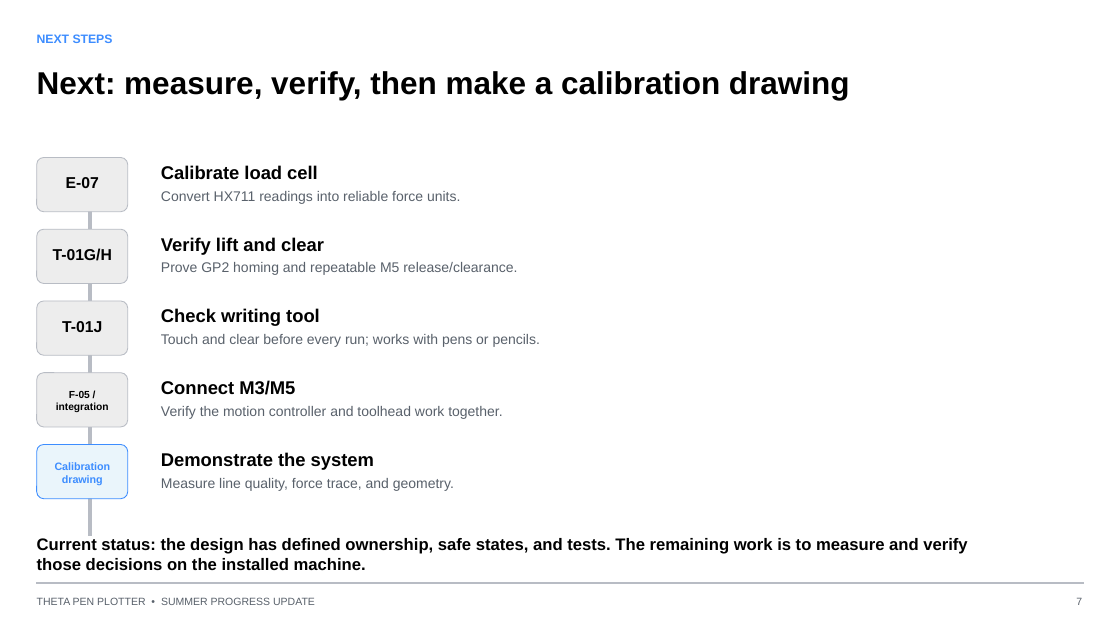
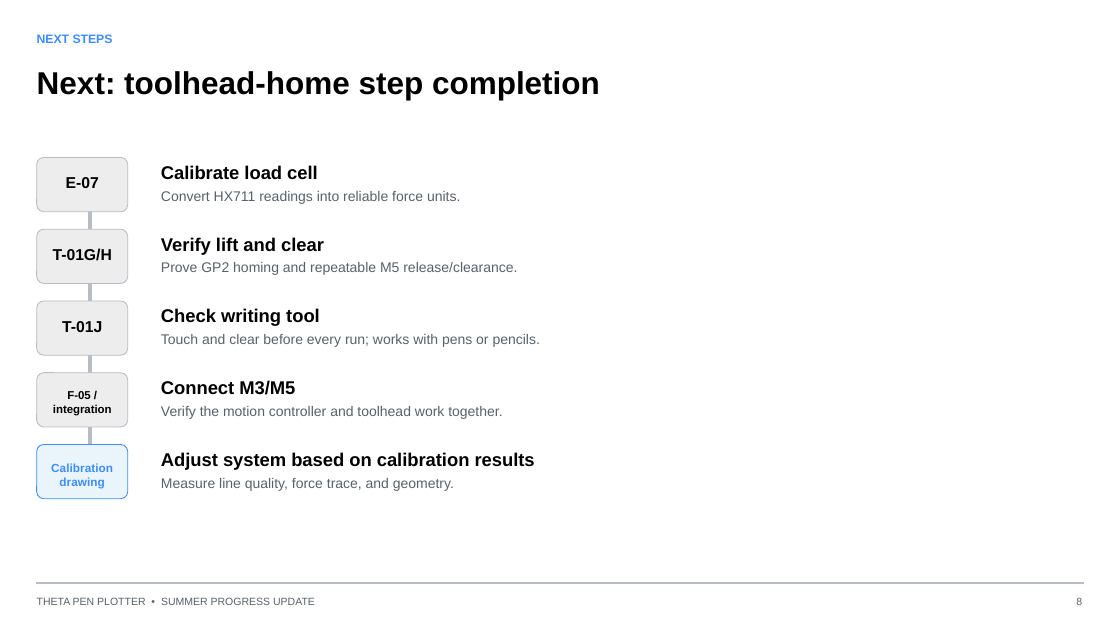
Before and after one commit to kevin-chase-claypool/converter, a slide deck: slide 13 of docs/report/Theta_Pen_Plotter_Summer_Progress_Update.pptx. Drawn at 1120x630 pixels with LibreOffice and Linux fonts; fonts in the diff are those of the drawing. Boxes give left, top, right and bottom in pixels: in the first picture for what was removed or moved away, otherwise in the second. Text is boxed around its words. In the diff, an @@ line names an element or a change of style, - is before the commit and + after.

```diff
--- a/docs/report/Theta_Pen_Plotter_Summer_Progress_Update.pptx
+++ b/docs/report/Theta_Pen_Plotter_Summer_Progress_Update.pptx
@@ text at (37,71,600,100): text changed @@
-Next: measure, verify, then make a calibration drawing
+Next: toolhead-home step completion
@@ text "F-05 / integration" at (53,391,112,416): size 8.7 to 9.7 pt @@
@@ text "Calibration drawing" at (51,463,113,489): size 9.1 to 10.1 pt @@
@@ rectangle removed at (88,475,92,536) @@
@@ text at (161,452,535,470): text changed @@
-Demonstrate the system
+Adjust system based on calibration results
@@ text removed at (37,538,967,570) @@
-Current status: the design has defined ownership, safe states, and tests. The remaining work is to measure and verify those decisions on the installed machine.
@@ text at (1076,598,1082,605): text changed @@
-7
+8
```
Also in this commit, not shown: 11 other slides changed, 1 slide added, 1 slide removed, 6 other files.
